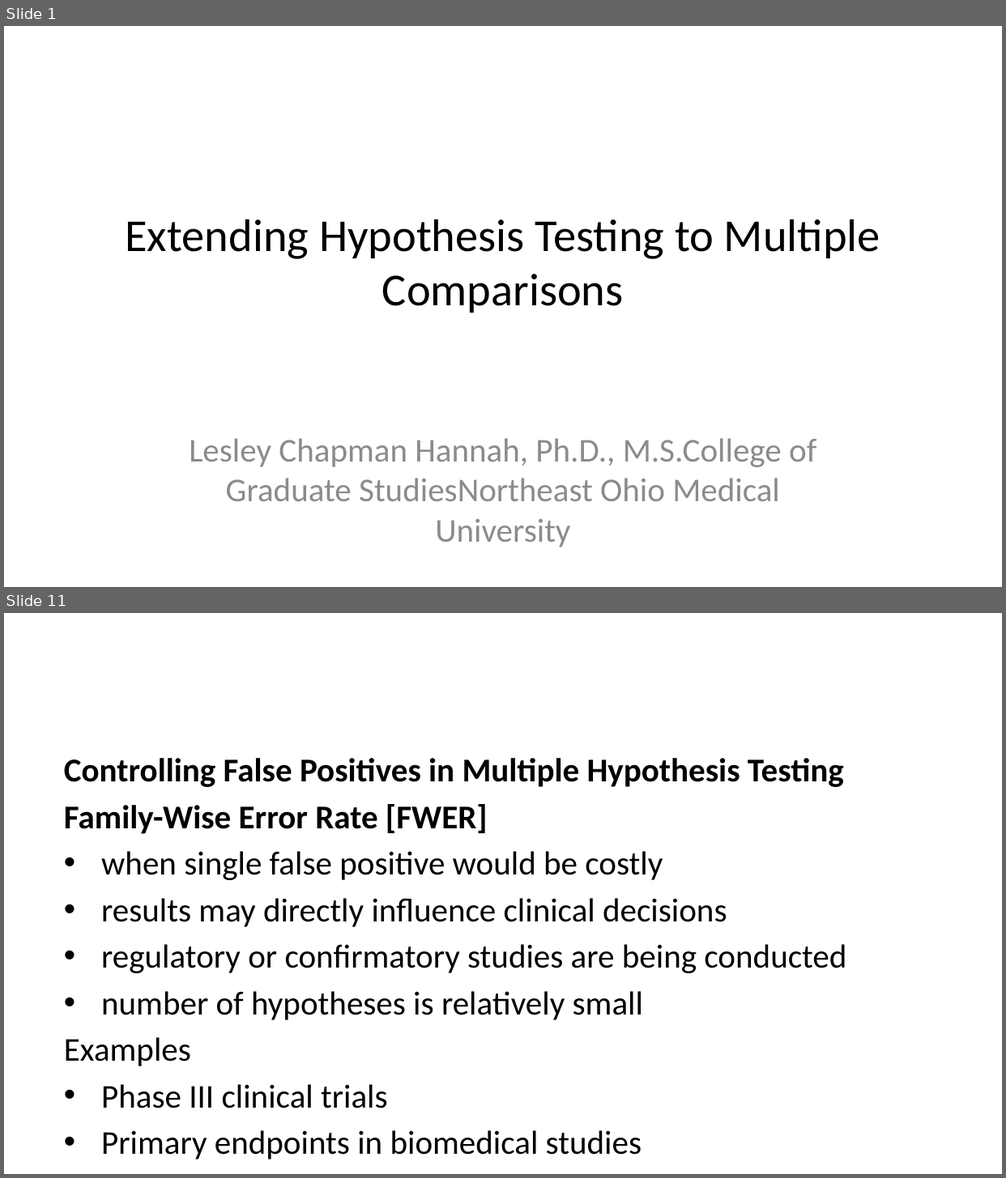
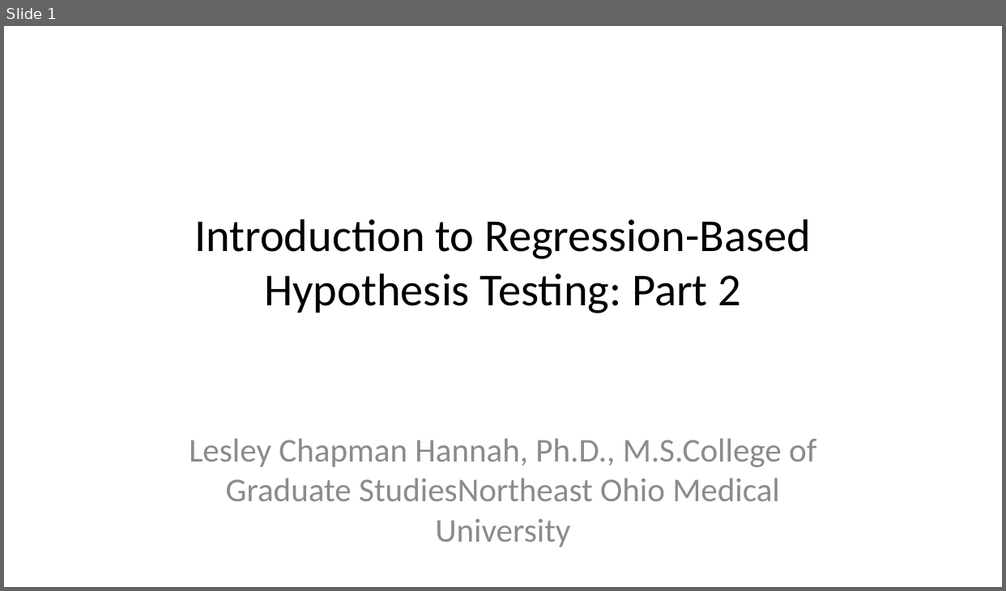
Before and after one commit to lesleymaraina/stats_I_mod_4b_sm2, a slide deck: test_2_082025_pptx.pptx. Shown one above the other, each under a label of ours: slides 1 and 11 before the commit, slide 1 after it; the slides between them are not shown. The pictures are 1006x1178 and 1006x591 pixels, drawn with LibreOffice and Linux fonts; fonts in the diff are those of the drawing. Boxes give left, top, right and bottom in pixels: in the first picture for what was removed or moved away, otherwise in the second. Text is boxed around its words. In the diff, an @@ line names an element or a change of style, - is before the commit and + after.

```diff
--- a/test_2_082025_pptx.pptx
+++ b/test_2_082025_pptx.pptx
@@ slide 11 removed at [4, 613, 1002, 1174], background #FFFFFF @@
@@ text removed at [64, 758, 846, 1160] @@
-Controlling False Positives in Multiple Hypothesis Testing
-Family-Wise Error Rate [FWER]
-• when single false positive would be costly
-• results may directly influence clinical decisions
-• regulatory or confirmatory studies are being conducted
-• number of hypotheses is relatively small
-Examples
-• Phase III clinical trials
-• Primary endpoints in biomedical studies
-• regulatory submission analyses
@@ slide 1 changed as well @@
@@ title at [194, 219, 810, 314]: text changed @@
-Extending Hypothesis Testing to Multiple Comparisons
+Introduction to Regression-Based Hypothesis Testing: Part 2
```
Also in this commit, not shown: 30 slides added, 23 other slides removed, 4 other files.
